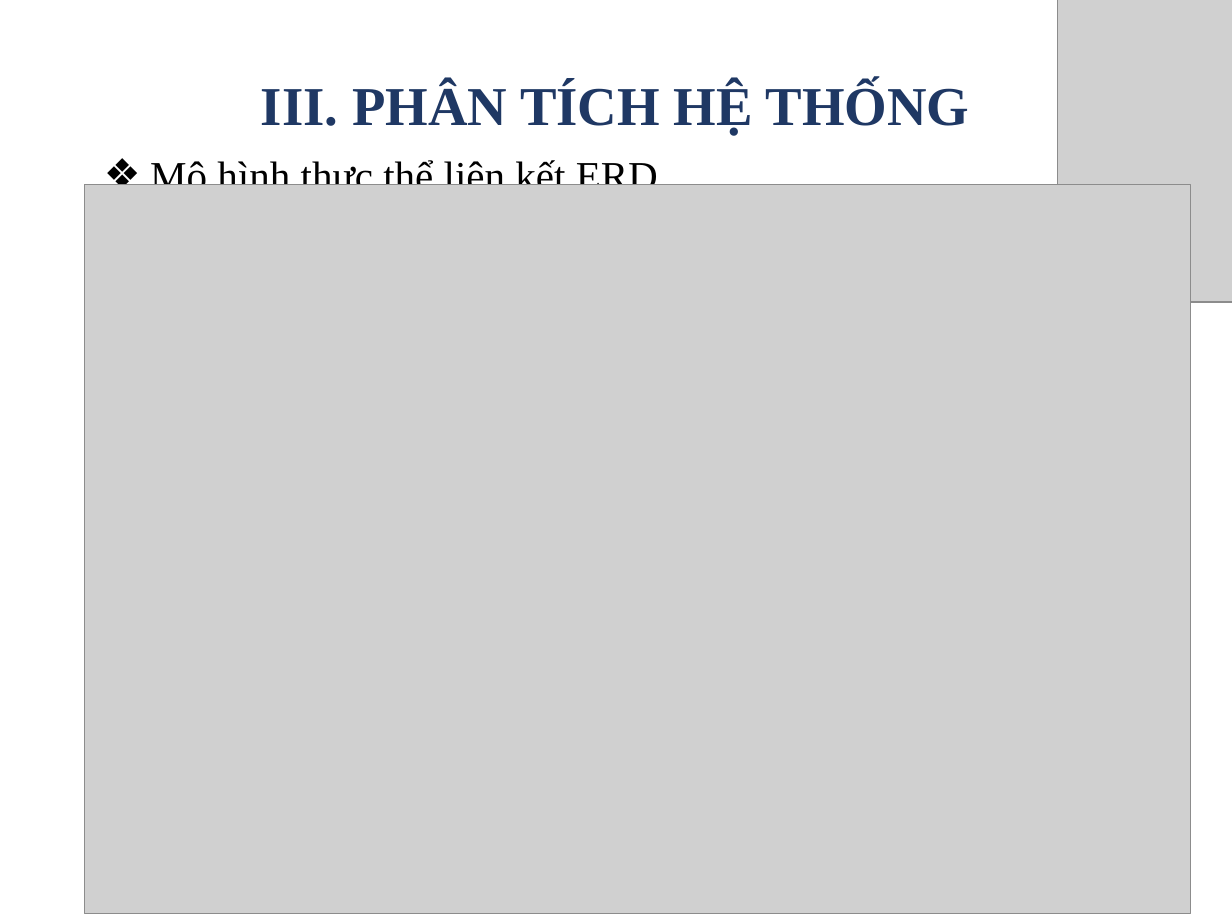
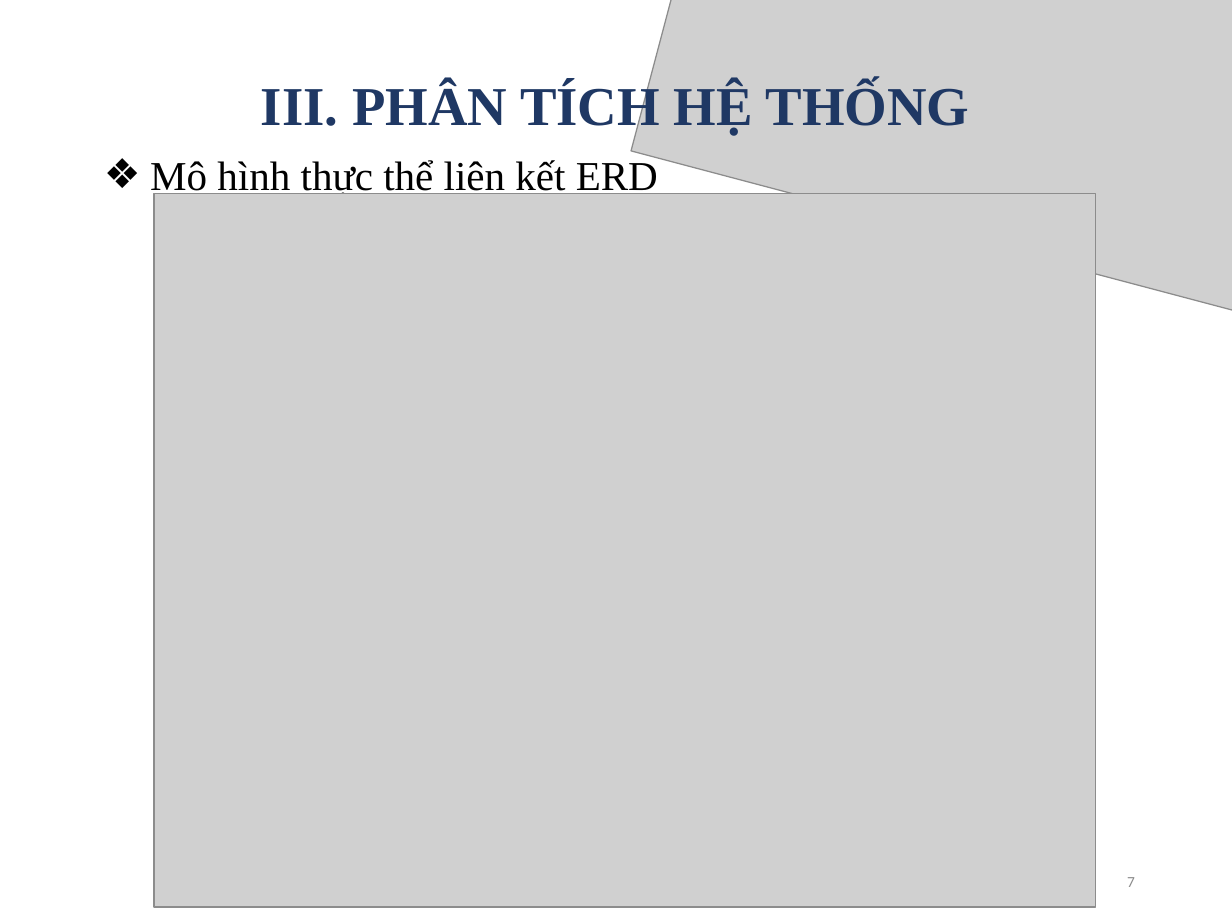
Before and after one commit to phamthuy1998/Internship_ClothesManagement, a slide deck: slide 7 of DATN_PhamThiThuy.pptx. Drawn at 1232x924 pixels with LibreOffice and Linux fonts; fonts in the diff are those of the drawing; grey boxes stand for pictures. Boxes give left, top, right and bottom in pixels: in the first picture for what was removed or moved away, otherwise in the second. Text is boxed around its words. In the diff, an @@ line names an element or a change of style, - is before the commit and + after.

Commit message:
update slide

```diff
--- a/DATN_PhamThiThuy.pptx
+++ b/DATN_PhamThiThuy.pptx
@@ picture at (631,0,1232,319): rotation 0 to 14 degrees @@
@@ picture: place and size @@
-picture at (85,185,1191,914)
+picture at (154,193,1095,908)
@@ page number added at (1127,877,1135,887), 9 pt, text #8C8C8C @@
+7
```
Also in this commit, not shown: 4 other slides changed.
